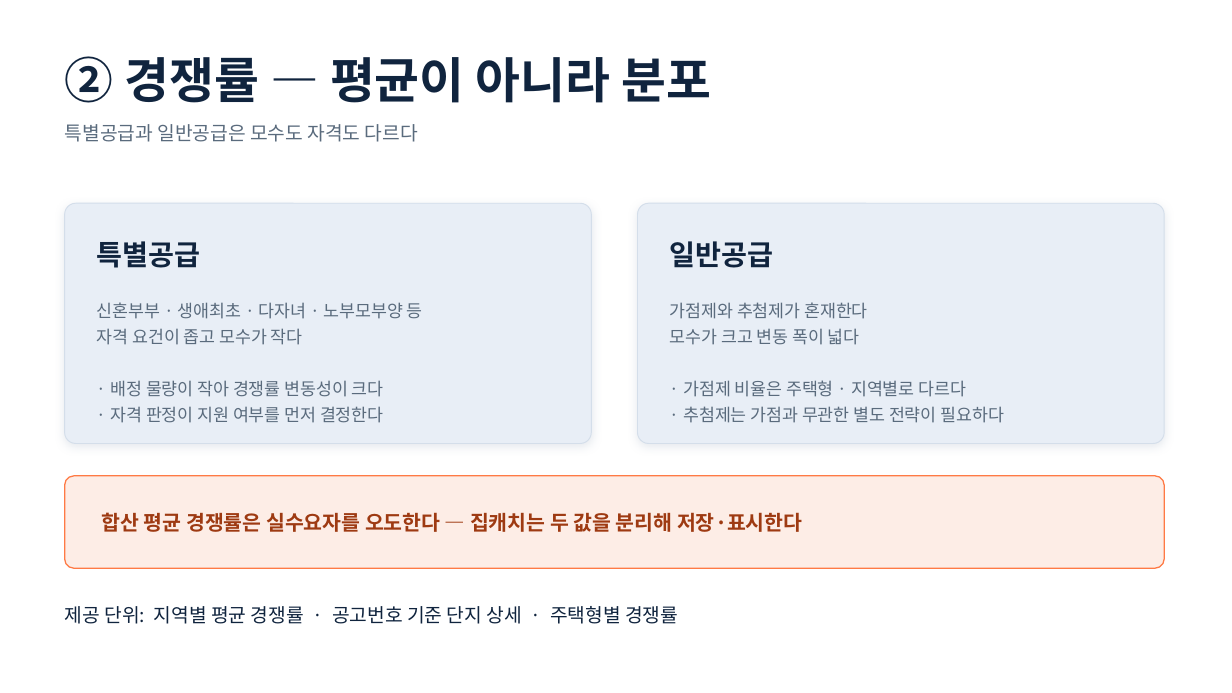
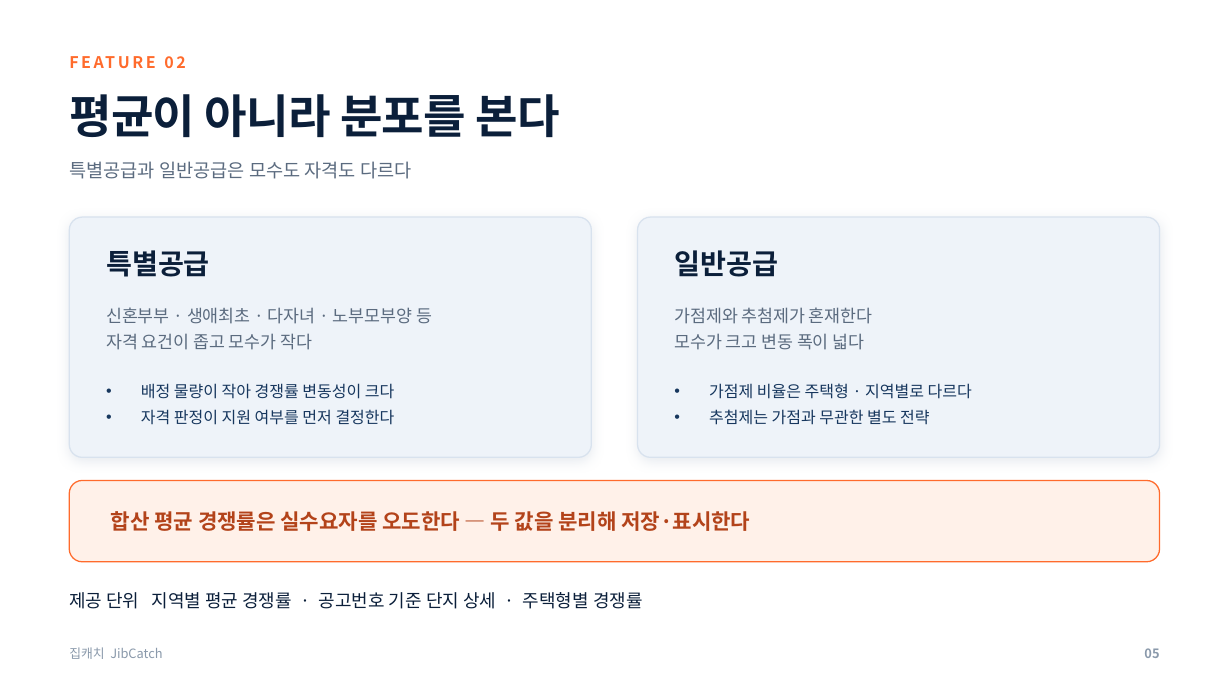
Before and after one commit to yubinxe/ch_insight, a slide deck: slide 7 of docs/presentation/집캐치_발표자료.pptx (slide 6 before the commit). Drawn at 1232x693 pixels with LibreOffice and Linux fonts; fonts in the diff are those of the drawing. Boxes give left, top, right and bottom in pixels: in the first picture for what was removed or moved away, otherwise in the second. Text is boxed around its words. In the diff, an @@ line names an element or a change of style, - is before the commit and + after.

```diff
--- a/docs/presentation/집캐치_발표자료.pptx
+++ b/docs/presentation/집캐치_발표자료.pptx
@@ text added at bbox=[69, 48, 1160, 76], 12.5 pt, text #FF6B2C, bold @@
+FEATURE 02
@@ text at bbox=[69, 94, 559, 137]: text changed; size 38 to 36 pt; text colour #10243E to #0B1F3A @@
-② 경쟁률 — 평균이 아니라 분포
+평균이 아니라 분포를 본다
@@ text "특별공급과 일반공급은 모수도 자격도 다르다": place and size @@
-text "특별공급과 일반공급은 모수도 자격도 다르다" at bbox=[65, 124, 418, 142]
+text "특별공급과 일반공급은 모수도 자격도 다르다" at bbox=[69, 161, 411, 179]
@@ text "특별공급과 일반공급은 모수도 자격도 다르다" at bbox=[69, 161, 411, 179]: size 15 to 14.5 pt, text colour #5A6B7D to #5B6B7F @@
@@ rounded rectangle: place and size @@
-rounded rectangle at bbox=[65, 203, 592, 444]
+rounded rectangle at bbox=[69, 217, 592, 457]
@@ rounded rectangle at bbox=[69, 217, 592, 457]: fill #E8EEF6 to #EEF3F9; outline #D4DEEA 0.75 pt to #D8E2EE 1 pt; shadow changed; proportions changed @@
@@ rounded rectangle at bbox=[638, 217, 1160, 457]: fill #E8EEF6 to #EEF3F9; outline #D4DEEA 0.75 pt to #D8E2EE 1 pt; shadow changed; proportions changed @@
@@ rounded rectangle: place and size @@
-rounded rectangle at bbox=[638, 203, 1165, 444]
+rounded rectangle at bbox=[638, 217, 1160, 457]
@@ text "특별공급" at bbox=[106, 250, 210, 277]: text colour #10243E to #0B1F3A @@
@@ text "특별공급": place and size @@
-text "특별공급" at bbox=[97, 241, 201, 268]
+text "특별공급" at bbox=[106, 250, 210, 277]
@@ text "일반공급": place and size @@
-text "일반공급" at bbox=[670, 241, 774, 268]
+text "일반공급" at bbox=[674, 250, 778, 277]
@@ text "일반공급" at bbox=[674, 250, 778, 277]: text colour #10243E to #0B1F3A @@
@@ text added at bbox=[106, 307, 432, 350], 13.5 pt, text #5B6B7F @@
+신혼부부 · 생애최초 · 다자녀 · 노부모부양 등
+자격 요건이 좁고 모수가 작다
@@ text added at bbox=[674, 307, 872, 350], 13.5 pt, text #5B6B7F @@
+가점제와 추첨제가 혼재한다
+모수가 크고 변동 폭이 넓다
@@ text at bbox=[141, 383, 395, 425]: text changed; size 13.5 to 12.5 pt; text colour #5A6B7D to #17375E @@
-신혼부부 · 생애최초 · 다자녀 · 노부모부양 등
-자격 요건이 좁고 모수가 작다
-· 배정 물량이 작아 경쟁률 변동성이 크다
-· 자격 판정이 지원 여부를 먼저 결정한다
+• 배정 물량이 작아 경쟁률 변동성이 크다
+• 자격 판정이 지원 여부를 먼저 결정한다
@@ text at bbox=[709, 383, 972, 425]: text changed; size 13.5 to 12.5 pt; text colour #5A6B7D to #17375E @@
-가점제와 추첨제가 혼재한다
-모수가 크고 변동 폭이 넓다
-· 가점제 비율은 주택형 · 지역별로 다르다
-· 추첨제는 가점과 무관한 별도 전략이 필요하다
+• 가점제 비율은 주택형 · 지역별로 다르다
+• 추첨제는 가점과 무관한 별도 전략
@@ rounded rectangle: place and size @@
-rounded rectangle at bbox=[65, 476, 1165, 568]
+rounded rectangle at bbox=[69, 481, 1160, 562]
@@ rounded rectangle at bbox=[69, 481, 1160, 562]: fill #FDEDE6 to #FFF1E9; outline #FF7A45 1 pt to #FF6B2C 1 pt; proportions changed @@
@@ text at bbox=[111, 511, 750, 531]: text changed; size 16 to 16.5 pt; text colour #9E3A12 to #B3431A @@
-합산 평균 경쟁률은 실수요자를 오도한다 — 집캐치는 두 값을 분리해 저장·표시한다
+합산 평균 경쟁률은 실수요자를 오도한다 — 두 값을 분리해 저장·표시한다
@@ text at bbox=[69, 592, 643, 609]: text changed; size 15 to 14 pt; text colour #10243E to #0B1F3A @@
-제공 단위: 지역별 평균 경쟁률 · 공고번호 기준 단지 상세 · 주택형별 경쟁률
+제공 단위 지역별 평균 경쟁률 · 공고번호 기준 단지 상세 · 주택형별 경쟁률
@@ text added at bbox=[69, 647, 162, 659], 10 pt, text #8A99AB @@
+집캐치 JibCatch
@@ text added at bbox=[1144, 648, 1159, 658], 10 pt, text #8A99AB, bold @@
+05
```
Also in this commit, not shown: 13 other slides changed, 4 slides added, 3 other files.
